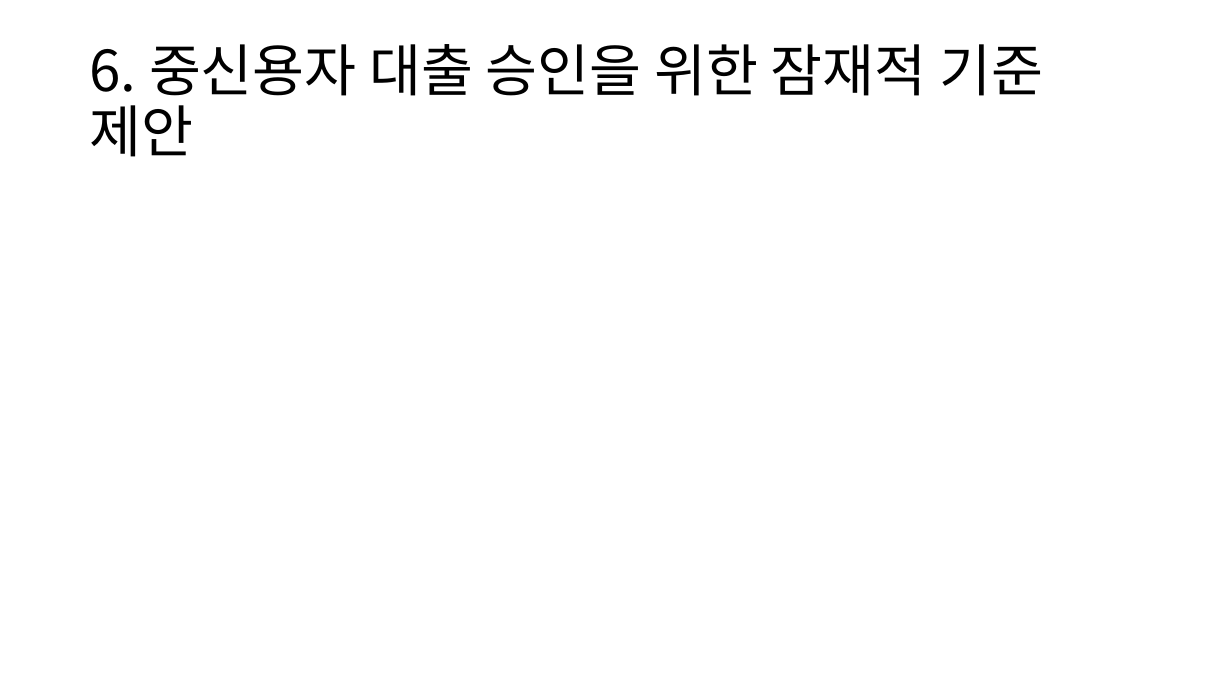
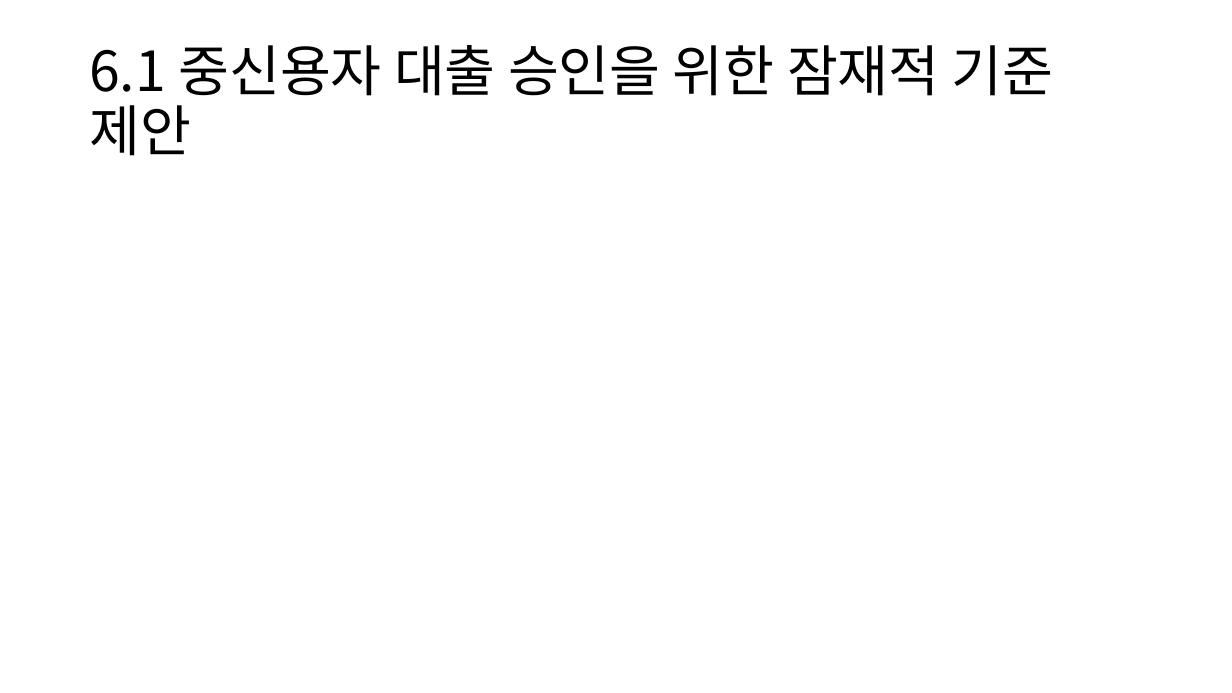
Before and after one commit to HANARONE/dh01, a slide deck: slide 21 of 1차 자료/개인고객 신용등급 산정 모델링.pptx (slide 20 before the commit). Drawn at 1232x693 pixels with LibreOffice and Linux fonts; fonts in the diff are those of the drawing. Boxes give left, top, right and bottom in pixels: in the first picture for what was removed or moved away, otherwise in the second. Text is boxed around its words. In the diff, an @@ line names an element or a change of style, - is before the commit and + after.

```diff
--- a/1차 자료/개인고객 신용등급 산정 모델링.pptx
+++ b/1차 자료/개인고객 신용등급 산정 모델링.pptx
@@ title at <box>89,45,1054,156</box>: text changed; size 44 to 43.1 pt @@
-6. 중신용자 대출 승인을 위한 잠재적 기준 제안
+6.1 중신용자 대출 승인을 위한 잠재적 기준 제안
```
Also in this commit, not shown: 4 other slides changed, 1 slide added, 1 slide removed, 1 other file.
